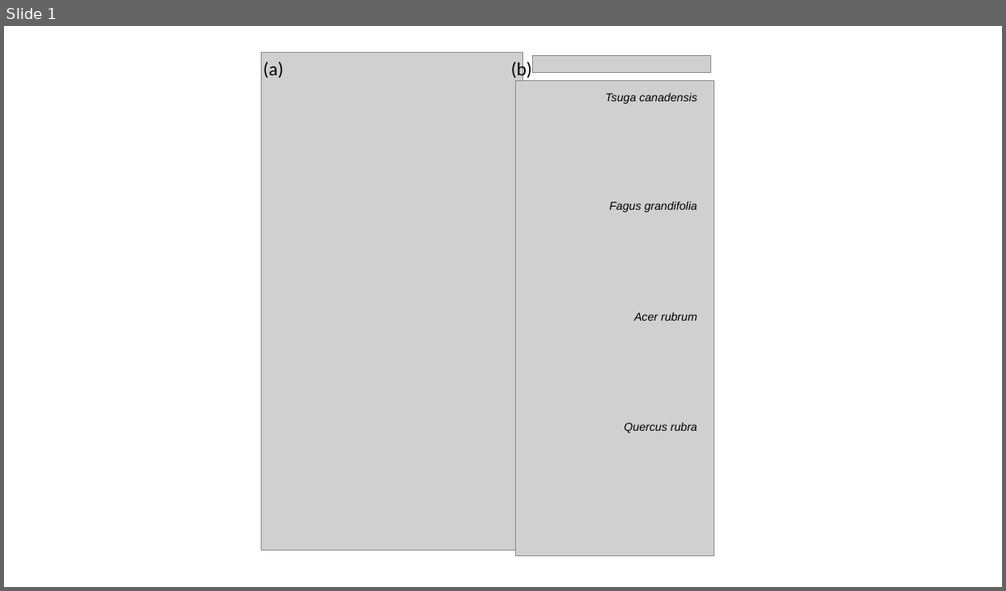
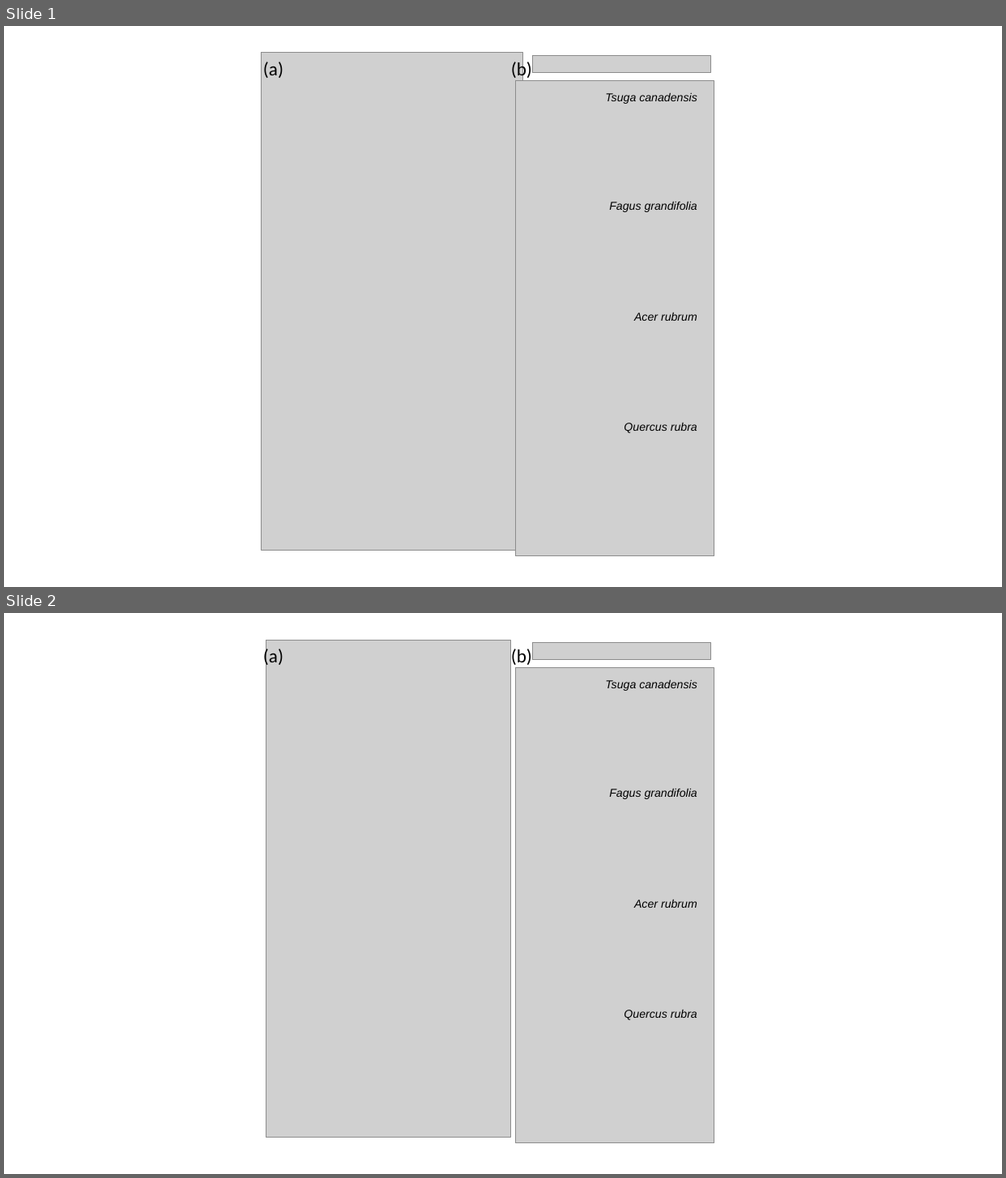
Before and after one commit to EcoClimLab/vertical-thermal-review, a slide deck: tree_rings/draft_tree-rings_fig.pptx. Shown one above the other, each under a label of ours: slide 1 before the commit, slides 1 and 2 after it. The pictures are 1006x591 and 1006x1178 pixels, drawn with LibreOffice and Linux fonts; fonts in the diff are those of the drawing; grey boxes stand for pictures. Boxes give left, top, right and bottom in pixels: in the first picture for what was removed or moved away, otherwise in the second. Text is boxed around its words. In the diff, an @@ line names an element or a change of style, - is before the commit and + after.

```diff
--- a/tree_rings/draft_tree-rings_fig.pptx
+++ b/tree_rings/draft_tree-rings_fig.pptx
@@ slide 2 added at (4, 613, 1002, 1174), background #FFFFFF @@
@@ text added at (263, 646, 283, 667), 18 pt, text #000000 @@
+(a)
@@ picture added at (266, 640, 511, 1137) @@
@@ text added at (511, 649, 532, 665), 18 pt, text #000000 @@
+(b)
@@ picture added at (533, 642, 710, 659) @@
@@ group added at (515, 668, 714, 1144): 4 texts, 1 picture @@
+Tsuga canadensis
+Fagus grandifolia
+Acer rubrum
+Quercus rubra
```
Also in this commit, not shown: 2 other files.
